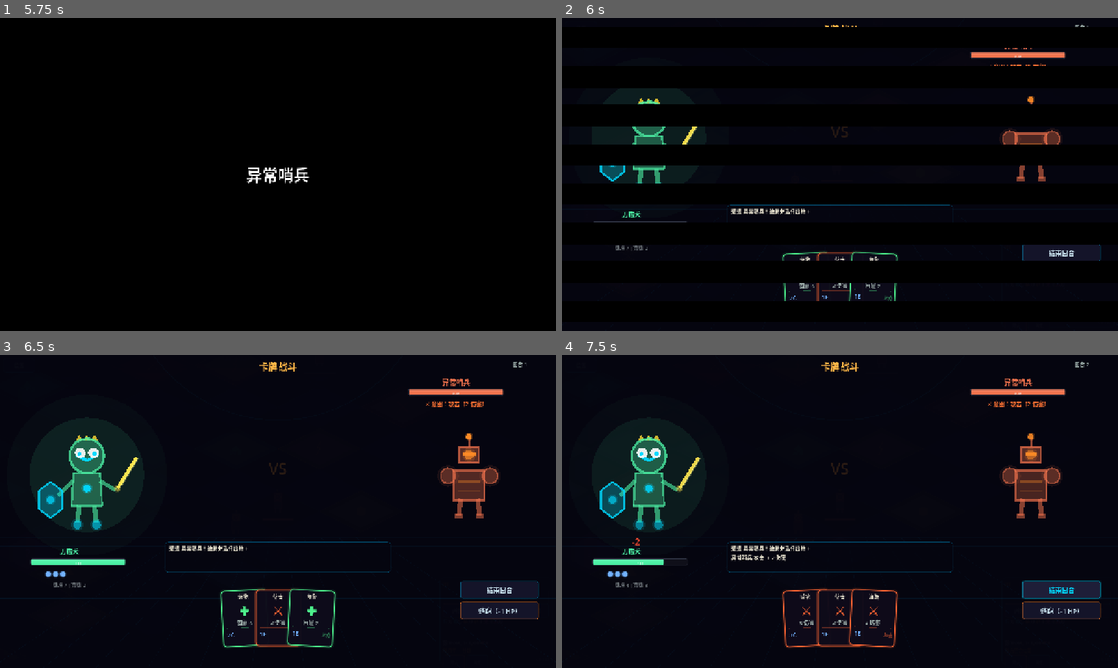
Above: before the commit, frames 1-4 (two rows, left to right).
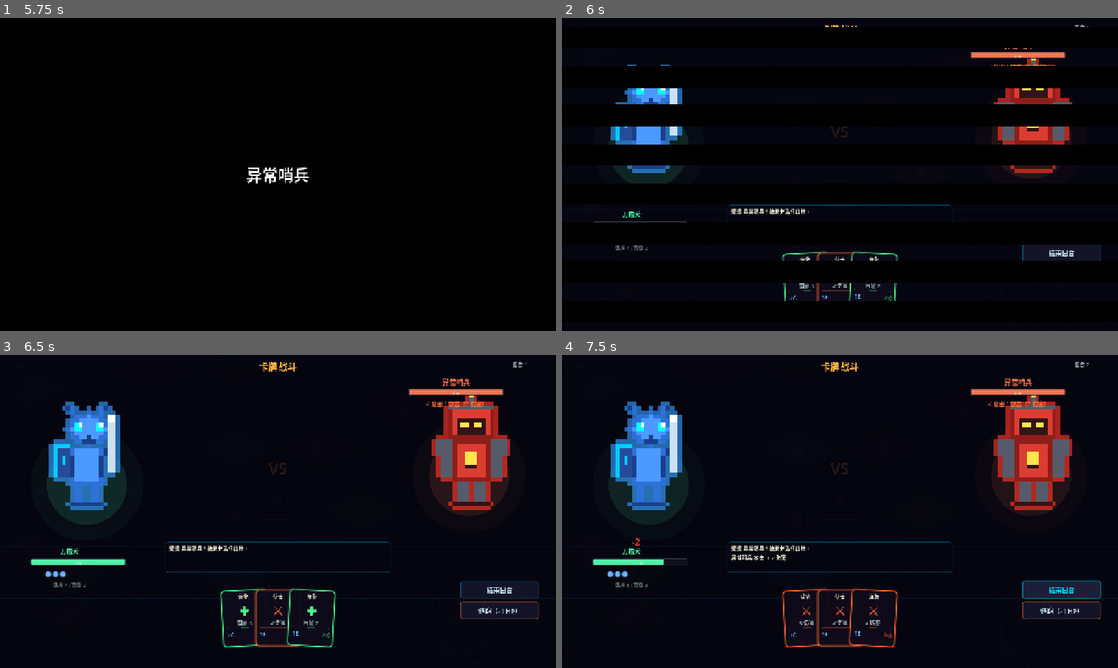
Above: after the commit, the same moments.

Repository: 9G420/CyberTao8
Game: Godot game, scene res://Scenes/Main.tscn
The game is run twice, just before and just after one commit, with the same random seed, the same clock (stepped at 60 frames per second) and the same inputs.
Inputs:
- Up to frame 1 (5.75 s): click "掷骰" at 0.5 s; click "结束回合" at 1.25 s; click "护持" at 2 s; click "术式" at 2.75 s; click "机巧" at 3.5 s; click "召唤" at 4.25 s; click "测试" at 5 s
- Up to frame 2 (6 s): click "牌组" at 5.75 s
- Up to frame 3 (6.5 s): no input
- Up to frame 4 (7.5 s): click "设置" at 6.5 s; click "结束回合" at 7.25 s

Frame 1 is identical in both runs. In frame 2, 3.5% of the frame differs, in the area x 6-92%, y 12-53%; in frame 3, 8.8%, in the area x 5-92%, y 12-56%; in frame 4, 8.4%.

Commit message:
fix(v0.1.90): 卡牌战斗立绘同步像素重绘敌方

Diff:
--- a/CyberTao_Dice_Beast_Protocol/Project/Scripts/UI/BattleCharRenderer.gd
+++ b/CyberTao_Dice_Beast_Protocol/Project/Scripts/UI/BattleCharRenderer.gd
@@ -1,5 +1,9 @@
 extends RefCounted
 class_name BattleCharRenderer
+
+const UnitMeshFactory3D = preload("res://Scripts/UI3D/UnitMeshFactory3D.gd")
+
+static var _portrait_cache: Dictionary = {}
 
 ## 卡牌战斗角色渲染器 — Cult of the Lamb 风格重绘
 ## 可爱 chibi 比例：超大圆头、小身体、大眼睛、短粗四肢
@@ -7,7 +11,22 @@
 
 # --- 角色绘制入口 ---
 
+static func _draw_pixel_portrait(c: CanvasItem, center: Vector2, tex: Texture2D, scale_f: float, pulse: float, tint: Color) -> void:
+	if tex == null:
+		return
+	var size: float = 140.0 * scale_f
+	var rect: Rect2 = Rect2(center.x - size * 0.5, center.y - size * 0.72, size, size)
+	_draw_glow_circle(c, center + Vector2(0, -10 * scale_f), 42 * scale_f, Color(tint.r, tint.g, tint.b, 0.08 + pulse * 0.04))
+	c.draw_texture_rect(tex, rect, false, Color(1, 1, 1, 1))
+
 static func draw_player_hero(c: CanvasItem, center: Vector2, scale_f: float, pulse: float) -> void:
+	# v0.1.90：优先使用 UnitMeshFactory3D 的像素纹理，保持棋盘/卡牌战斗角色风格一致
+	if not _portrait_cache.has("player"):
+		_portrait_cache["player"] = UnitMeshFactory3D._gen_player_hero()
+	var p_tex: Texture2D = _portrait_cache.get("player", null)
+	if p_tex != null:
+		_draw_pixel_portrait(c, center, p_tex, scale_f, pulse, CyberStyle.HP_PLAYER)
+		return
 	var col: Color = CyberStyle.HP_PLAYER
 	var cyan: Color = CyberStyle.ACCENT_CYAN
 	var s: float = scale_f
@@ -83,6 +102,14 @@
 	_draw_glow_circle(c, center + Vector2(10 * s, 32 * s), 4.5 * s, Color(cyan.r, cyan.g, cyan.b, 0.4 + pulse * 0.15))
 
 static func draw_enemy(c: CanvasItem, center: Vector2, scale_f: float, pulse: float, encounter_id: String) -> void:
+	# v0.1.90：优先使用 UnitMeshFactory3D 的敌方像素纹理（与3D棋盘美术同步）
+	var key: String = "enemy_" + encounter_id
+	if not _portrait_cache.has(key):
+		_portrait_cache[key] = UnitMeshFactory3D._gen_enemy_by_id(encounter_id)
+	var e_tex: Texture2D = _portrait_cache.get(key, null)
+	if e_tex != null:
+		_draw_pixel_portrait(c, center, e_tex, scale_f, pulse, CyberStyle.HP_ENEMY)
+		return
 	if encounter_id == "encounter_01":
 		_draw_sentinel(c, center, scale_f, pulse)
 	elif encounter_id == "encounter_02":
Not shown, changed: CyberTao_Dice_Beast_Protocol/Logs/AI_Employee_Guide_v3.md
Not shown, changed: CyberTao_Dice_Beast_Protocol/Logs/Mulerun_Work_Report.md
Not shown, changed: CyberTao_Dice_Beast_Protocol/Logs/changelog_v0.1.md
